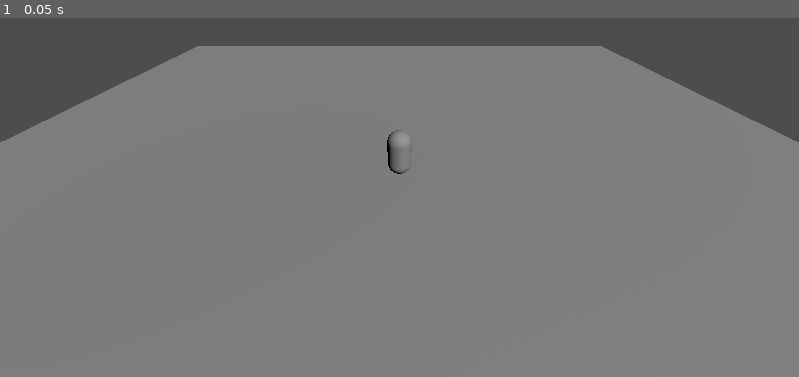
Above: before the commit, frame 1.
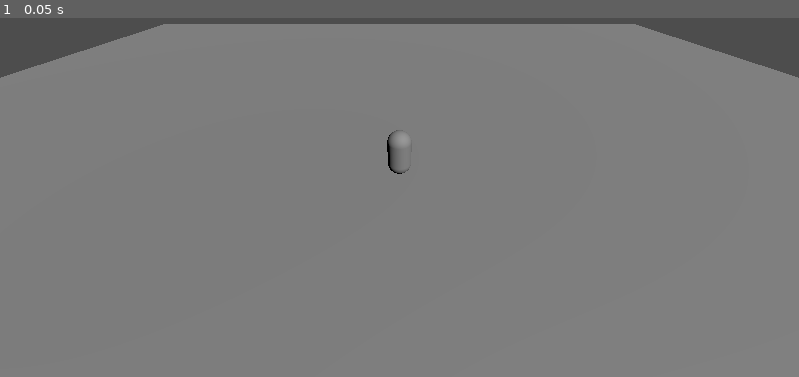
Above: after the commit, the same moment.

Repository: PapaKodiak92/RPG3D-Prototype
Game: Godot game, scene res://scenes/world/StarterWorld.tscn
Same seed, same stepped clock (60 frames per second), same inputs: the game is played once before the commit and once after it.
Inputs:
- Up to frame 1 (0.05 s): no input

The runs differ from the first frame. In frame 1, 9.7% of the frame differs, in the area x 0-100%, y 1-35%.

Commit message:
update starter wrld

Diff:
--- a/client/scenes/world/StarterWorld.tscn
+++ b/client/scenes/world/StarterWorld.tscn
@@ -9,7 +9,7 @@
 [node name="StarterWorld" type="Node3D" unique_id=66125613]
 
 [node name="Ground" type="MeshInstance3D" parent="." unique_id=2140060838]
-transform = Transform3D(20, 0, 0, 0, 20, 0, 0, 0, 20, 0, 0, 0)
+transform = Transform3D(30, 0, 0, 0, 30, 0, 0, 0, 30, 0, 0, 0)
 mesh = SubResource("PlaneMesh_70y50")
 
 [node name="Player" type="CharacterBody3D" parent="." unique_id=900956034]
